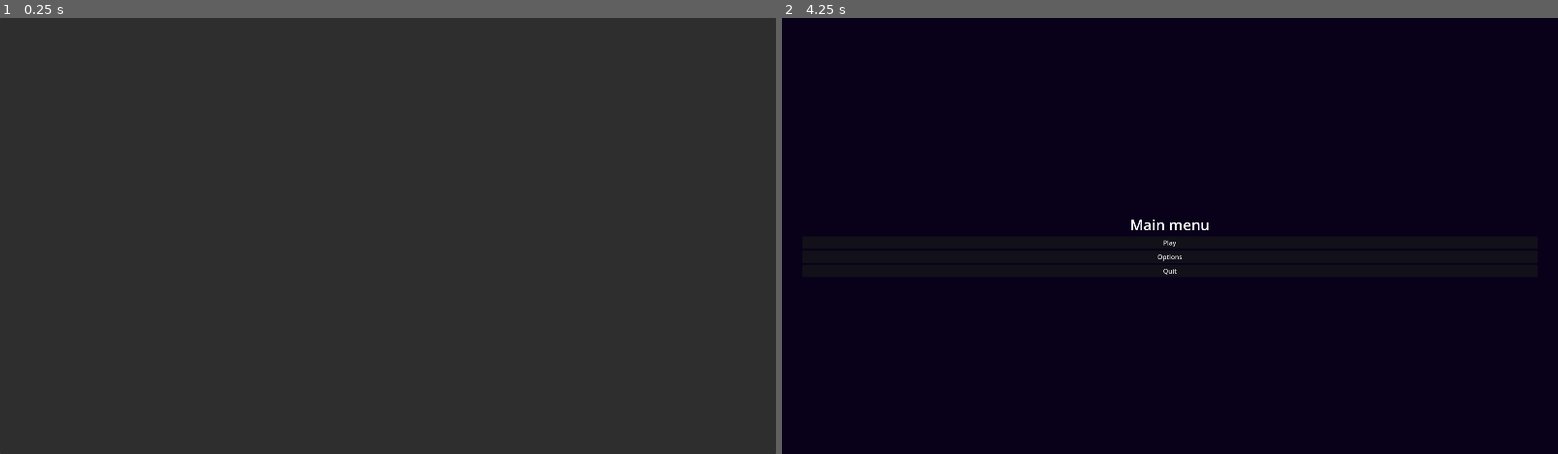
Above: before the commit, frames 1-2 (left to right).
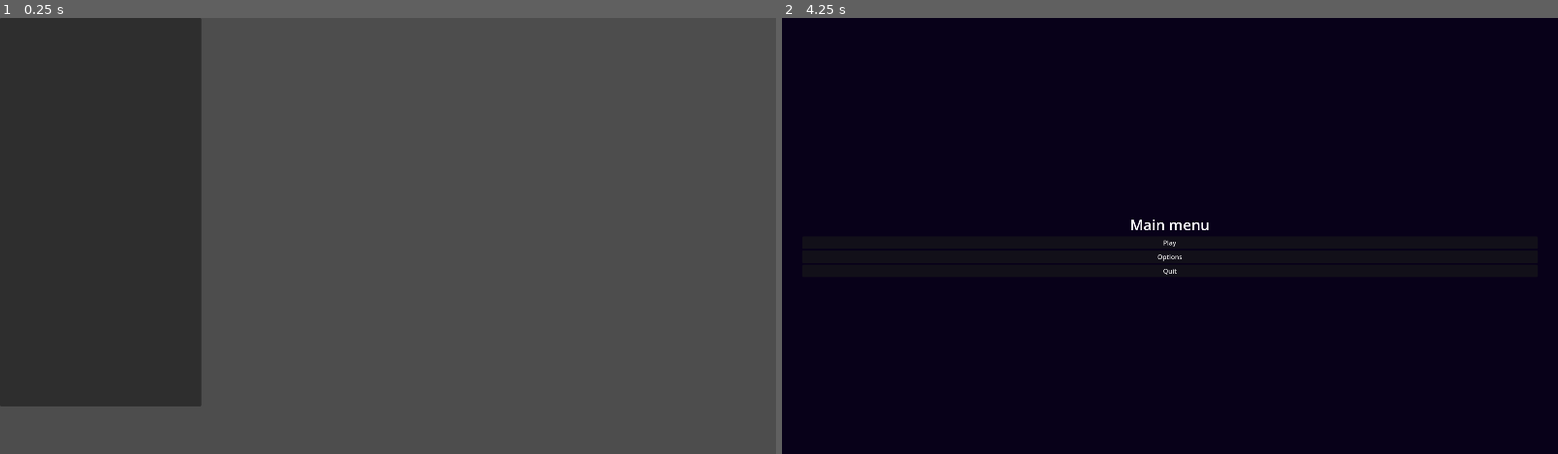
Above: after the commit, the same moments.

Repository: alexey-pkv/Steele
Game: Godot game, scene res://Test_Scene.tscn
Same seed, same stepped clock (60 frames per second), same inputs: the game is played once before the commit and once after it.
Inputs:
- Up to frame 1 (0.25 s): no input
- Up to frame 2 (4.25 s): tap Enter at 0.5, 2, 3.5 s; hold Right 0.53-1.28 s; tap Z at 0.6, 2.1, 3.6 s; tap Space at 1.25, 2.75 s; hold Left 1.28-2.03 s; tap X at 1.35, 2.85 s; hold Right 2.03-3.53 s; hold Left from 3.53 s (still down); tap Escape (ui_cancel) at 4.15 s

The runs differ from the first frame. In frame 1, 77% of the frame differs, in the area x 0-100%, y 0-100%; in frame 2, nothing differs.

Commit message:
Fix naming in file

Diff:
--- a/Steele-Godot/Test_Scene.tscn
+++ b/Steele-Godot/Test_Scene.tscn
@@ -1,7 +1,6 @@
-[gd_scene load_steps=3 format=3 uid="uid://4yt3tih4wsk4"]
+[gd_scene load_steps=2 format=3 uid="uid://4yt3tih4wsk4"]
 
 [ext_resource type="Script" path="res://Test_Scene.gd" id="1_w5nkg"]
-[ext_resource type="PackedScene" uid="uid://mj8bu2fps5l3" path="res://Components/UI/Editor/TextureExplorer.tscn" id="2_ahkwo"]
 
 [node name="Main" type="Control"]
 layout_mode = 3
@@ -13,32 +12,7 @@
 script = ExtResource("1_w5nkg")
 metadata/_edit_vertical_guides_ = []
 
-[node name="MarginContainer" type="MarginContainer" parent="."]
-layout_mode = 1
-anchors_preset = 15
-anchor_right = 1.0
-anchor_bottom = 1.0
-grow_horizontal = 2
-grow_vertical = 2
-theme_override_constants/margin_left = 0
-theme_override_constants/margin_top = 0
-theme_override_constants/margin_right = 0
-theme_override_constants/margin_bottom = 0
-
-[node name="Panel" type="Panel" parent="MarginContainer"]
-layout_mode = 2
-
-[node name="MarginContainer" type="MarginContainer" parent="MarginContainer/Panel"]
-layout_mode = 1
-anchors_preset = 15
-anchor_right = 1.0
-anchor_bottom = 1.0
-grow_horizontal = 2
-grow_vertical = 2
-theme_override_constants/margin_left = 10
-theme_override_constants/margin_top = 10
-theme_override_constants/margin_right = 10
-theme_override_constants/margin_bottom = 10
-
-[node name="TextureExplorer" parent="MarginContainer/Panel/MarginContainer" instance=ExtResource("2_ahkwo")]
-layout_mode = 2
+[node name="Tree" type="Tree" parent="."]
+layout_mode = 0
+offset_right = 498.0
+offset_bottom = 962.0
Not shown, changed: Steele-C/Source/DataTypes/Generation/Palette/Palettes.h
Not shown, changed: Steele-C/Source/Generation/BrushSettings/Direction/DirectionSettings.cpp
Not shown, changed: Steele-C/Source/RNG/IRNG.cpp
Not shown, changed: Steele-C/Source/RNG/IRNG.h
Not shown, changed: Steele-C/Source/RNG/XoroshiroRNG.cpp
Not shown, changed: Steele-C/Source/RNG/XoroshiroRNG.h
Not shown, changed: Steele-C/main.cpp
